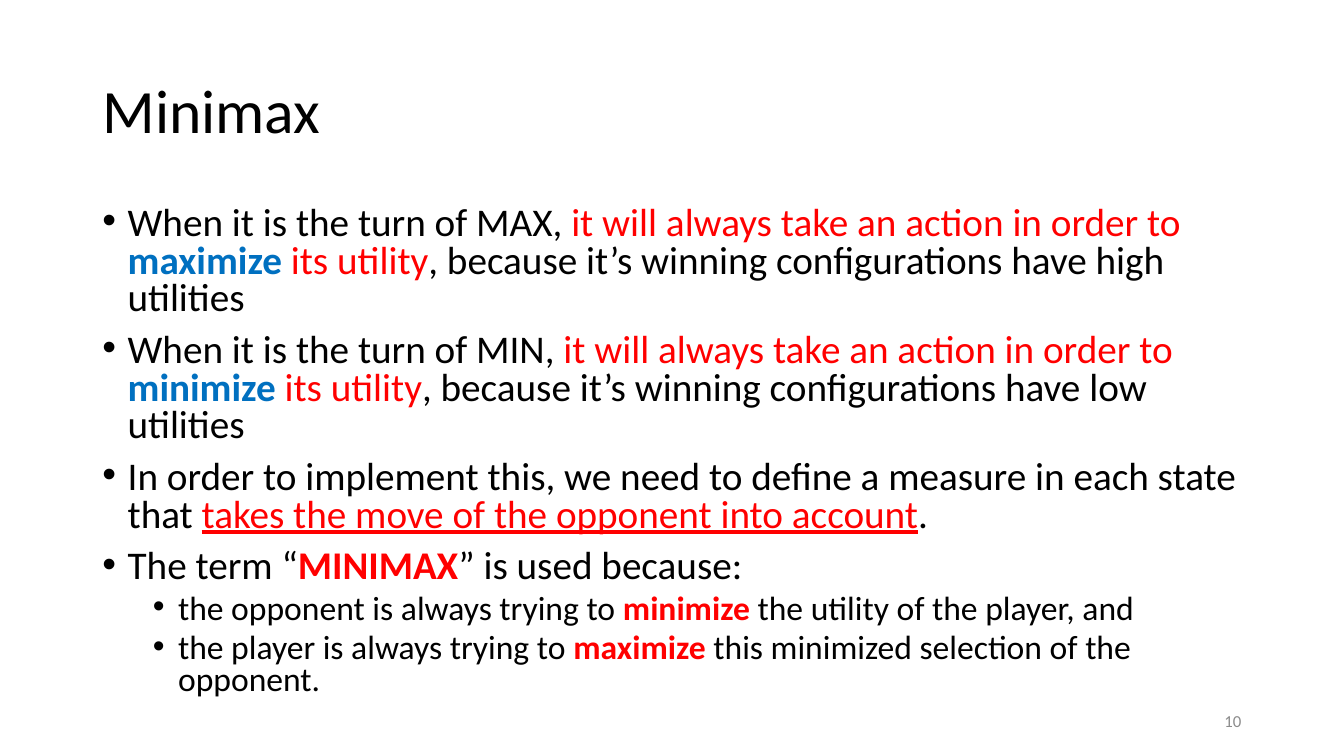
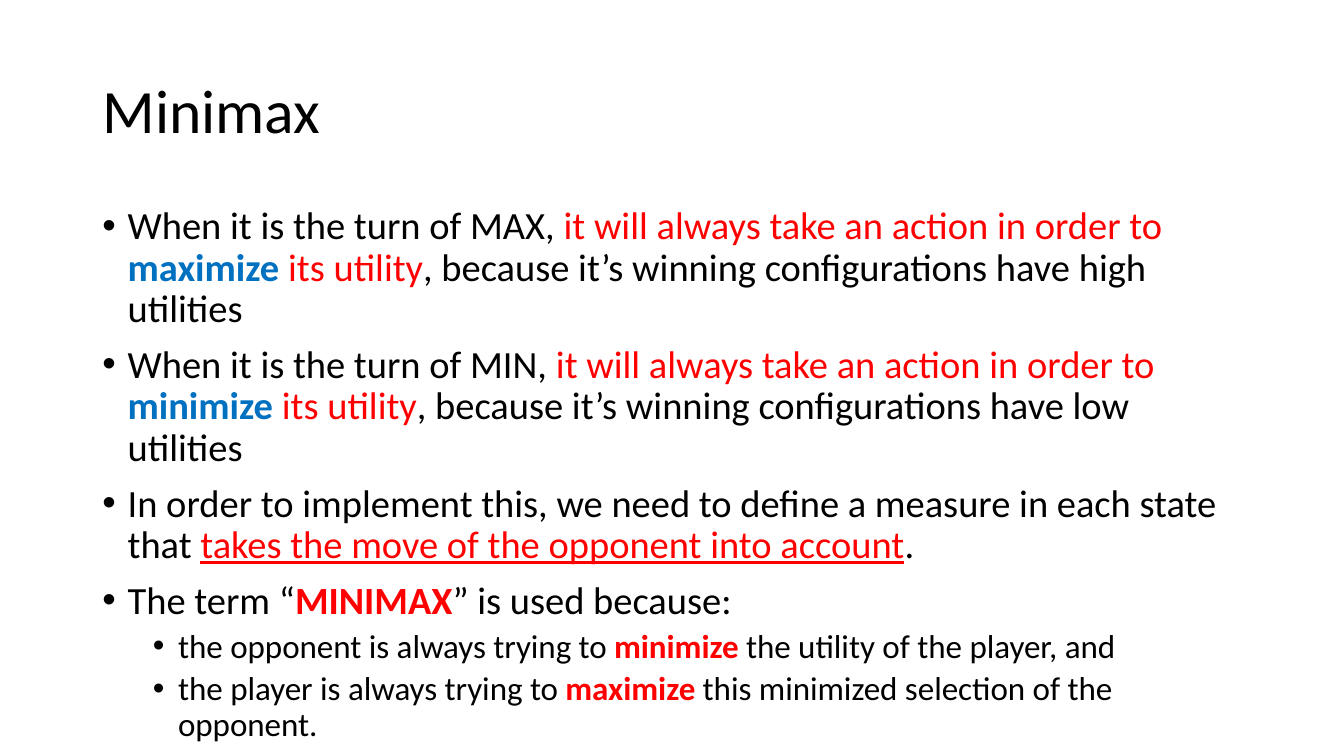
Before and after one commit to imranbuttcodes/SEMESTER_5, a slide deck: slide 10 of Artificial Intelligence/Course Material/Lec_09_Adverserial_Search_I.pptx. Drawn at 1344x756 pixels with LibreOffice and Linux fonts; fonts in the diff are those of the drawing. Boxes give left, top, right and bottom in pixels: in the first picture for what was removed or moved away, otherwise in the second. Text is boxed around its words. In the diff, an @@ line names an element or a change of style, - is before the commit and + after.

```diff
--- a/Artificial Intelligence/Course Material/Lec_09_Adverserial_Search_I.pptx
+++ b/Artificial Intelligence/Course Material/Lec_09_Adverserial_Search_I.pptx
@@ text "When it is the turn ..." at <box>128,212,1217,706</box>: size 28 to 27.5 pt in "When it is the turn of MAX, ...", "When it is the turn of MIN, ...", "In order to implement this, we need ...", "The term “MINIMAX” is used because:"; size 24 to 23.6 pt in "the opponent is always trying to minimize ...", "the player is always trying to maximize ..."; line spacing 0.8 to 0.9 @@
@@ page number removed at <box>1224,716,1241,727</box> @@
-10
```
Also in this commit, not shown: 7 other slides changed, 7 other files.
